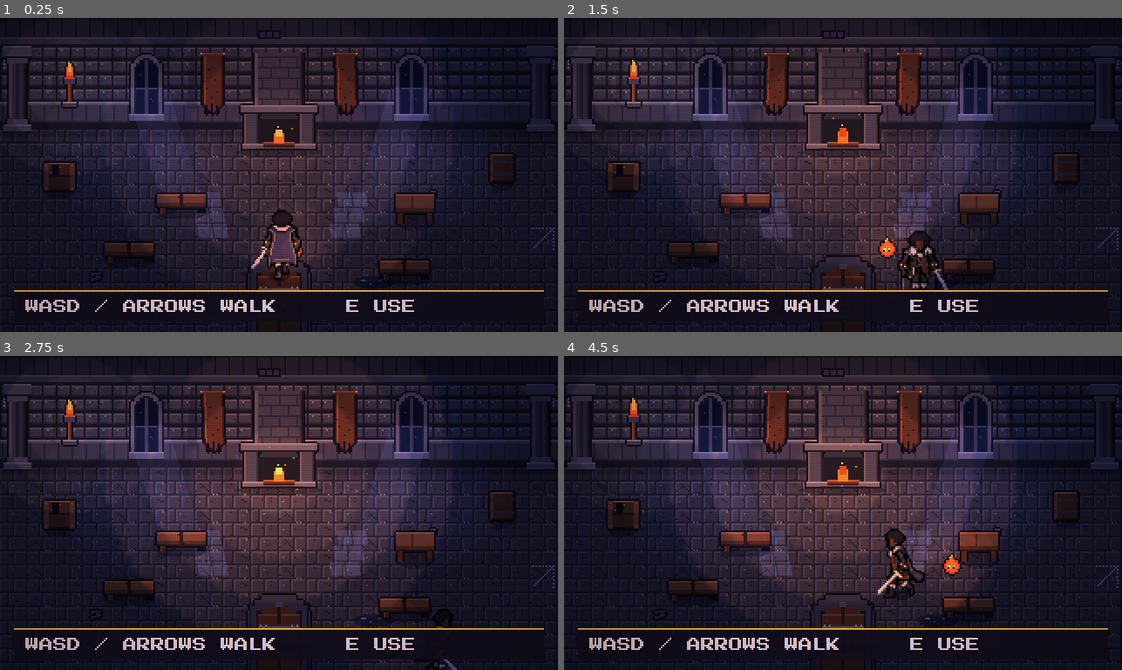
Above: before the commit, frames 1-4 (two rows, left to right).
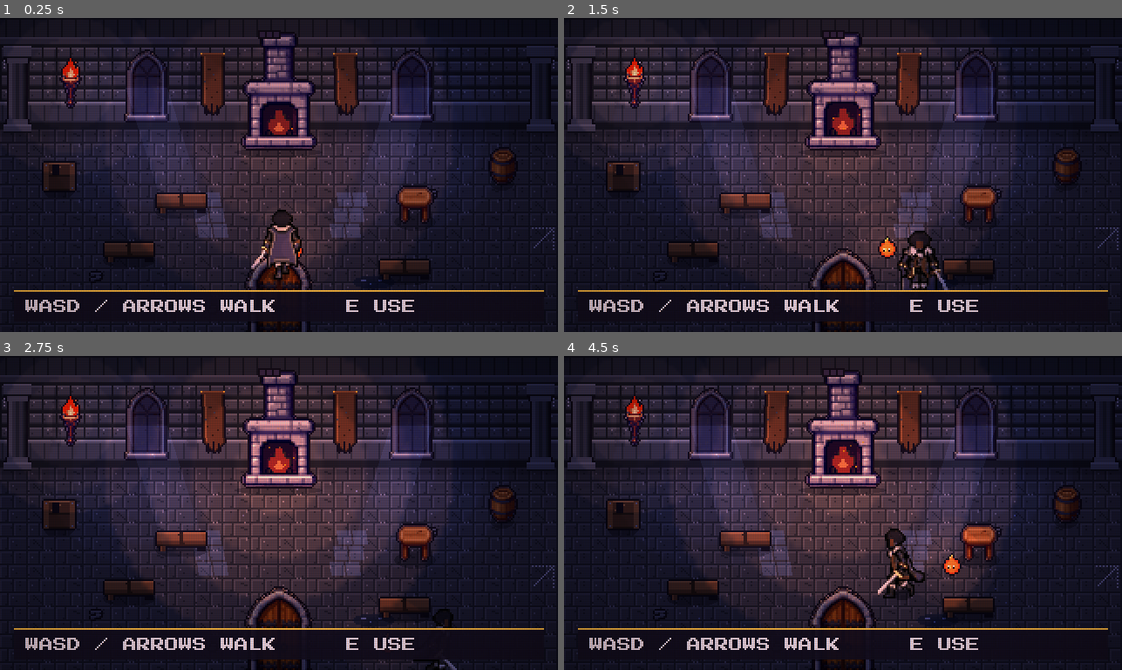
Above: after the commit, the same moments.

Repository: HeisLazi/python-tutorial-DiddyDungeon
Game: Godot game, scene res://scenes/main.tscn
Same seed, same stepped clock (60 frames per second), same inputs: the game is played once before the commit and once after it.
Inputs:
- Up to frame 1 (0.25 s): no input
- Up to frame 2 (1.5 s): tap Enter at 0.5, 1.35 s; hold D 0.53-1.28 s; tap E at 0.6 s; tap Space at 0.77 s; hold S from 1.28 s (still down)
- Up to frame 3 (2.75 s): tap Space at 1.52 s; release S at 2.03 s; hold D from 2.03 s (still down); tap Z at 2.1 s
- Up to frame 4 (4.5 s): release D at 2.78 s; hold W 2.78-3.53 s; tap E at 2.85 s; tap Space at 3.02, 3.77 s; hold A from 3.53 s (still down); tap Enter at 3.6 s; tap Z at 4.35 s

The runs differ from the first frame. In frame 1, 6.0% of the frame differs, in the area x 10-93%, y 5-100%; in frame 2, 6.5%; in frame 3, 6.8%, in the area x 10-93%, y 4-100%; in frame 4, 6.8%.

Commit message:
Great Hall: image-sourced props from three prop sheets (hearth with fire variants, chandelier, knights, torch, urn, furniture, windows, crest banner, doors, gold pillar); slicer strips shadows and ground lines
Co-Authored-By: Claude Sonnet 5.5 <noreply@anthropic.com>
Claude-Session: https://claude.ai/code/session_01XKa5GiHz4hgUAXbB38qzxx

Diff:
--- a/ide/home-godot/art/tiles.json
+++ b/ide/home-godot/art/tiles.json
@@ -308,222 +308,222 @@
  "hearthb_0": {
   "x": 0,
   "y": 131,
-  "w": 48,
-  "h": 56
+  "w": 44,
+  "h": 68
  },
  "hearthb_1": {
-  "x": 49,
-  "y": 131,
-  "w": 48,
-  "h": 56
+  "x": 45,
+  "y": 131,
+  "w": 44,
+  "h": 68
  },
  "hearthb_out": {
-  "x": 98,
-  "y": 131,
-  "w": 48,
-  "h": 56
+  "x": 90,
+  "y": 131,
+  "w": 44,
+  "h": 68
  },
  "hearthm_0": {
-  "x": 147,
-  "y": 131,
-  "w": 48,
-  "h": 56
+  "x": 135,
+  "y": 131,
+  "w": 44,
+  "h": 68
  },
  "hearthm_1": {
-  "x": 196,
-  "y": 131,
-  "w": 48,
-  "h": 56
+  "x": 180,
+  "y": 131,
+  "w": 44,
+  "h": 68
  },
  "hearthm_out": {
-  "x": 245,
-  "y": 131,
-  "w": 48,
-  "h": 56
+  "x": 225,
+  "y": 131,
+  "w": 44,
+  "h": 68
  },
  "hearthg_0": {
-  "x": 294,
-  "y": 131,
-  "w": 48,
-  "h": 56
+  "x": 270,
+  "y": 131,
+  "w": 44,
+  "h": 68
  },
  "hearthg_1": {
-  "x": 0,
-  "y": 188,
-  "w": 48,
-  "h": 56
+  "x": 315,
+  "y": 131,
+  "w": 44,
+  "h": 68
  },
  "hearthg_out": {
-  "x": 49,
-  "y": 188,
-  "w": 48,
-  "h": 56
+  "x": 0,
+  "y": 200,
+  "w": 44,
+  "h": 68
  },
  "window_plain": {
-  "x": 98,
-  "y": 188,
-  "w": 20,
-  "h": 40
+  "x": 45,
+  "y": 200,
+  "w": 27,
+  "h": 42
  },
  "window_glass": {
-  "x": 119,
-  "y": 188,
-  "w": 20,
-  "h": 40
+  "x": 73,
+  "y": 200,
+  "w": 26,
+  "h": 42
  },
  "banner_torn": {
-  "x": 140,
-  "y": 188,
+  "x": 100,
+  "y": 200,
   "w": 14,
   "h": 36
  },
  "banner_crest": {
-  "x": 155,
-  "y": 188,
-  "w": 14,
-  "h": 36
+  "x": 115,
+  "y": 200,
+  "w": 25,
+  "h": 38
  },
  "door_wood": {
-  "x": 170,
-  "y": 188,
-  "w": 40,
-  "h": 52
+  "x": 141,
+  "y": 200,
+  "w": 41,
+  "h": 54
  },
  "door_gold": {
-  "x": 211,
-  "y": 188,
-  "w": 40,
-  "h": 52
+  "x": 183,
+  "y": 200,
+  "w": 39,
+  "h": 54
  },
  "bench": {
-  "x": 252,
-  "y": 188,
+  "x": 223,
+  "y": 200,
+  "w": 32,
+  "h": 16
+ },
+ "bench_broken": {
+  "x": 256,
+  "y": 200,
   "w": 30,
   "h": 14
  },
- "bench_broken": {
-  "x": 283,
-  "y": 188,
-  "w": 30,
-  "h": 14
- },
  "table_small": {
-  "x": 314,
-  "y": 188,
-  "w": 24,
-  "h": 18
+  "x": 287,
+  "y": 200,
+  "w": 22,
+  "h": 22
  },
  "table_long": {
-  "x": 0,
-  "y": 245,
+  "x": 310,
+  "y": 200,
   "w": 64,
   "h": 30
  },
  "chair_l": {
-  "x": 65,
-  "y": 245,
-  "w": 14,
-  "h": 24
+  "x": 0,
+  "y": 269,
+  "w": 16,
+  "h": 26
  },
  "chair_r": {
-  "x": 80,
-  "y": 245,
-  "w": 14,
-  "h": 24
+  "x": 17,
+  "y": 269,
+  "w": 16,
+  "h": 26
  },
  "chandelier_0": {
-  "x": 95,
-  "y": 245,
-  "w": 44,
-  "h": 44
+  "x": 34,
+  "y": 269,
+  "w": 35,
+  "h": 42
  },
  "torch_0": {
-  "x": 140,
-  "y": 245,
-  "w": 12,
-  "h": 28
+  "x": 70,
+  "y": 269,
+  "w": 13,
+  "h": 30
  },
  "chandelier_1": {
-  "x": 153,
-  "y": 245,
-  "w": 44,
-  "h": 44
+  "x": 84,
+  "y": 269,
+  "w": 35,
+  "h": 42
  },
  "torch_1": {
-  "x": 198,
-  "y": 245,
-  "w": 12,
-  "h": 28
+  "x": 120,
+  "y": 269,
+  "w": 13,
+  "h": 30
  },
  "knight": {
-  "x": 211,
-  "y": 245,
-  "w": 20,
-  "h": 44
+  "x": 134,
+  "y": 269,
+  "w": 33,
+  "h": 50
  },
  "barrel": {
-  "x": 232,
-  "y": 245,
-  "w": 18,
-  "h": 20
+  "x": 168,
+  "y": 269,
+  "w": 17,
+  "h": 22
  },
  "pillar_s": {
-  "x": 251,
-  "y": 245,
+  "x": 186,
+  "y": 269,
   "w": 16,
   "h": 50
  },
  "pillar_g": {
-  "x": 268,
-  "y": 245,
-  "w": 16,
-  "h": 50
+  "x": 203,
+  "y": 269,
+  "w": 23,
+  "h": 52
  },
  "rubble_0": {
-  "x": 285,
-  "y": 245,
+  "x": 227,
+  "y": 269,
   "w": 10,
   "h": 6
  },
  "rubble_1": {
-  "x": 296,
-  "y": 245,
+  "x": 238,
+  "y": 269,
   "w": 14,
   "h": 8
  },
  "puddle": {
-  "x": 311,
-  "y": 245,
+  "x": 253,
+  "y": 269,
   "w": 26,
   "h": 9
  },
  "crate": {
-  "x": 338,
-  "y": 245,
+  "x": 280,
+  "y": 269,
+  "w": 19,
+  "h": 22
+ },
+ "crate_broken": {
+  "x": 300,
+  "y": 269,
   "w": 20,
   "h": 20
  },
- "crate_broken": {
-  "x": 359,
-  "y": 245,
-  "w": 20,
-  "h": 20
- },
  "urn_gold": {
-  "x": 0,
-  "y": 296,
-  "w": 14,
-  "h": 24
+  "x": 321,
+  "y": 269,
+  "w": 21,
+  "h": 26
  },
  "rug_table": {
-  "x": 15,
-  "y": 296,
+  "x": 0,
+  "y": 322,
   "w": 84,
   "h": 40
  },
  "stain": {
-  "x": 100,
-  "y": 296,
+  "x": 85,
+  "y": 322,
   "w": 12,
   "h": 34
  }
--- a/ide/home-godot/art/tiles_data.gd
+++ b/ide/home-godot/art/tiles_data.gd
@@ -53,41 +53,41 @@
 	"plinth_s": Rect2(320, 82, 16, 16),
 	"cobweb_l": Rect2(337, 82, 14, 14),
 	"cobweb_r": Rect2(352, 82, 14, 14),
-	"hearthb_0": Rect2(0, 131, 48, 56),
-	"hearthb_1": Rect2(49, 131, 48, 56),
-	"hearthb_out": Rect2(98, 131, 48, 56),
-	"hearthm_0": Rect2(147, 131, 48, 56),
-	"hearthm_1": Rect2(196, 131, 48, 56),
-	"hearthm_out": Rect2(245, 131, 48, 56),
-	"hearthg_0": Rect2(294, 131, 48, 56),
-	"hearthg_1": Rect2(0, 188, 48, 56),
-	"hearthg_out": Rect2(49, 188, 48, 56),
-	"window_plain": Rect2(98, 188, 20, 40),
-	"window_glass": Rect2(119, 188, 20, 40),
-	"banner_torn": Rect2(140, 188, 14, 36),
-	"banner_crest": Rect2(155, 188, 14, 36),
-	"door_wood": Rect2(170, 188, 40, 52),
-	"door_gold": Rect2(211, 188, 40, 52),
-	"bench": Rect2(252, 188, 30, 14),
-	"bench_broken": Rect2(283, 188, 30, 14),
-	"table_small": Rect2(314, 188, 24, 18),
-	"table_long": Rect2(0, 245, 64, 30),
-	"chair_l": Rect2(65, 245, 14, 24),
-	"chair_r": Rect2(80, 245, 14, 24),
-	"chandelier_0": Rect2(95, 245, 44, 44),
-	"torch_0": Rect2(140, 245, 12, 28),
-	"chandelier_1": Rect2(153, 245, 44, 44),
-	"torch_1": Rect2(198, 245, 12, 28),
-	"knight": Rect2(211, 245, 20, 44),
-	"barrel": Rect2(232, 245, 18, 20),
-	"pillar_s": Rect2(251, 245, 16, 50),
-	"pillar_g": Rect2(268, 245, 16, 50),
-	"rubble_0": Rect2(285, 245, 10, 6),
-	"rubble_1": Rect2(296, 245, 14, 8),
-	"puddle": Rect2(311, 245, 26, 9),
-	"crate": Rect2(338, 245, 20, 20),
-	"crate_broken": Rect2(359, 245, 20, 20),
-	"urn_gold": Rect2(0, 296, 14, 24),
-	"rug_table": Rect2(15, 296, 84, 40),
-	"stain": Rect2(100, 296, 12, 34),
+	"hearthb_0": Rect2(0, 131, 44, 68),
+	"hearthb_1": Rect2(45, 131, 44, 68),
+	"hearthb_out": Rect2(90, 131, 44, 68),
+	"hearthm_0": Rect2(135, 131, 44, 68),
+	"hearthm_1": Rect2(180, 131, 44, 68),
+	"hearthm_out": Rect2(225, 131, 44, 68),
+	"hearthg_0": Rect2(270, 131, 44, 68),
+	"hearthg_1": Rect2(315, 131, 44, 68),
+	"hearthg_out": Rect2(0, 200, 44, 68),
+	"window_plain": Rect2(45, 200, 27, 42),
+	"window_glass": Rect2(73, 200, 26, 42),
+	"banner_torn": Rect2(100, 200, 14, 36),
+	"banner_crest": Rect2(115, 200, 25, 38),
+	"door_wood": Rect2(141, 200, 41, 54),
+	"door_gold": Rect2(183, 200, 39, 54),
+	"bench": Rect2(223, 200, 32, 16),
+	"bench_broken": Rect2(256, 200, 30, 14),
+	"table_small": Rect2(287, 200, 22, 22),
+	"table_long": Rect2(310, 200, 64, 30),
+	"chair_l": Rect2(0, 269, 16, 26),
+	"chair_r": Rect2(17, 269, 16, 26),
+	"chandelier_0": Rect2(34, 269, 35, 42),
+	"torch_0": Rect2(70, 269, 13, 30),
+	"chandelier_1": Rect2(84, 269, 35, 42),
+	"torch_1": Rect2(120, 269, 13, 30),
+	"knight": Rect2(134, 269, 33, 50),
+	"barrel": Rect2(168, 269, 17, 22),
+	"pillar_s": Rect2(186, 269, 16, 50),
+	"pillar_g": Rect2(203, 269, 23, 52),
+	"rubble_0": Rect2(227, 269, 10, 6),
+	"rubble_1": Rect2(238, 269, 14, 8),
+	"puddle": Rect2(253, 269, 26, 9),
+	"crate": Rect2(280, 269, 19, 22),
+	"crate_broken": Rect2(300, 269, 20, 20),
+	"urn_gold": Rect2(321, 269, 21, 26),
+	"rug_table": Rect2(0, 322, 84, 40),
+	"stain": Rect2(85, 322, 12, 34),
 }
Binary file changed: ide/home-godot/art/tiles.png
Not shown, changed: docs/HOME_AND_ART.md
Not shown, changed: tools/home_art/from_props.py
Not shown, changed: tools/home_art/make_tiles.py
Not shown, added: tools/home_art/props/banner_crest.png
Not shown, added: tools/home_art/props/barrel.png
Not shown, added: tools/home_art/props/bench.png
Not shown, added: tools/home_art/props/chair_l.png
Not shown, added: tools/home_art/props/chandelier_0.png
Not shown, added: tools/home_art/props/chandelier_1.png
Not shown, added: tools/home_art/props/crate.png
Not shown, added: tools/home_art/props/door_gold.png
(and 21 more such lines)
